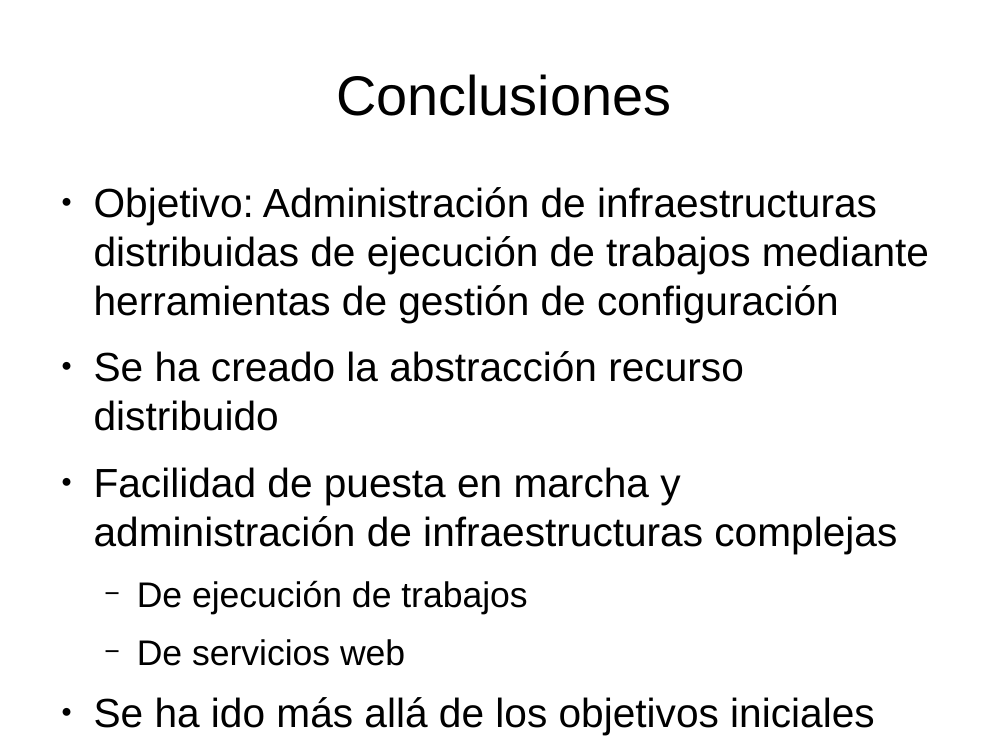
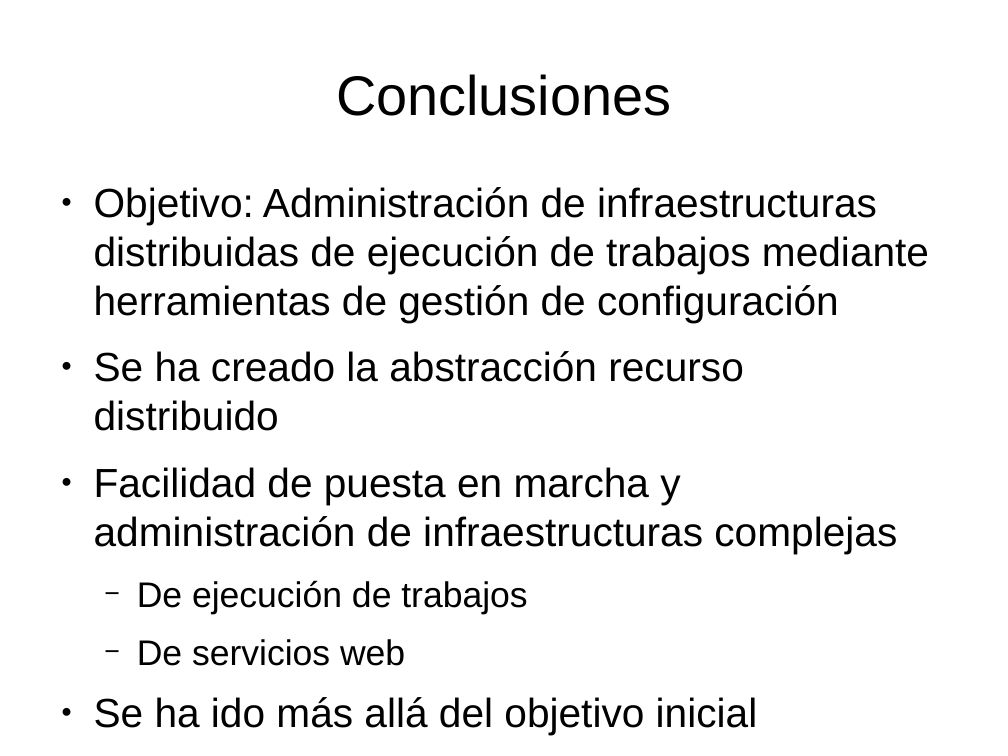
Before and after one commit to dcere/pfc, a slide deck: slide 31 of adm/presentacion/presentacion.odp. Drawn at 1008x756 pixels with LibreOffice and Linux fonts; fonts in the diff are those of the drawing. Boxes give left, top, right and bottom in pixels: in the first picture for what was removed or moved away, otherwise in the second. Text is boxed around its words. In the diff, an @@ line names an element or a change of style, - is before the commit and + after.

```diff
--- a/adm/presentacion/presentacion.odp
+++ b/adm/presentacion/presentacion.odp
@@ text at (94, 697, 758, 734): text changed @@
-● Se ha ido más allá de los objetivos iniciales
+● Se ha ido más allá del objetivo inicial
```
Also in this commit, not shown: 11 other slides changed, 1 slide removed, 1 other file.
